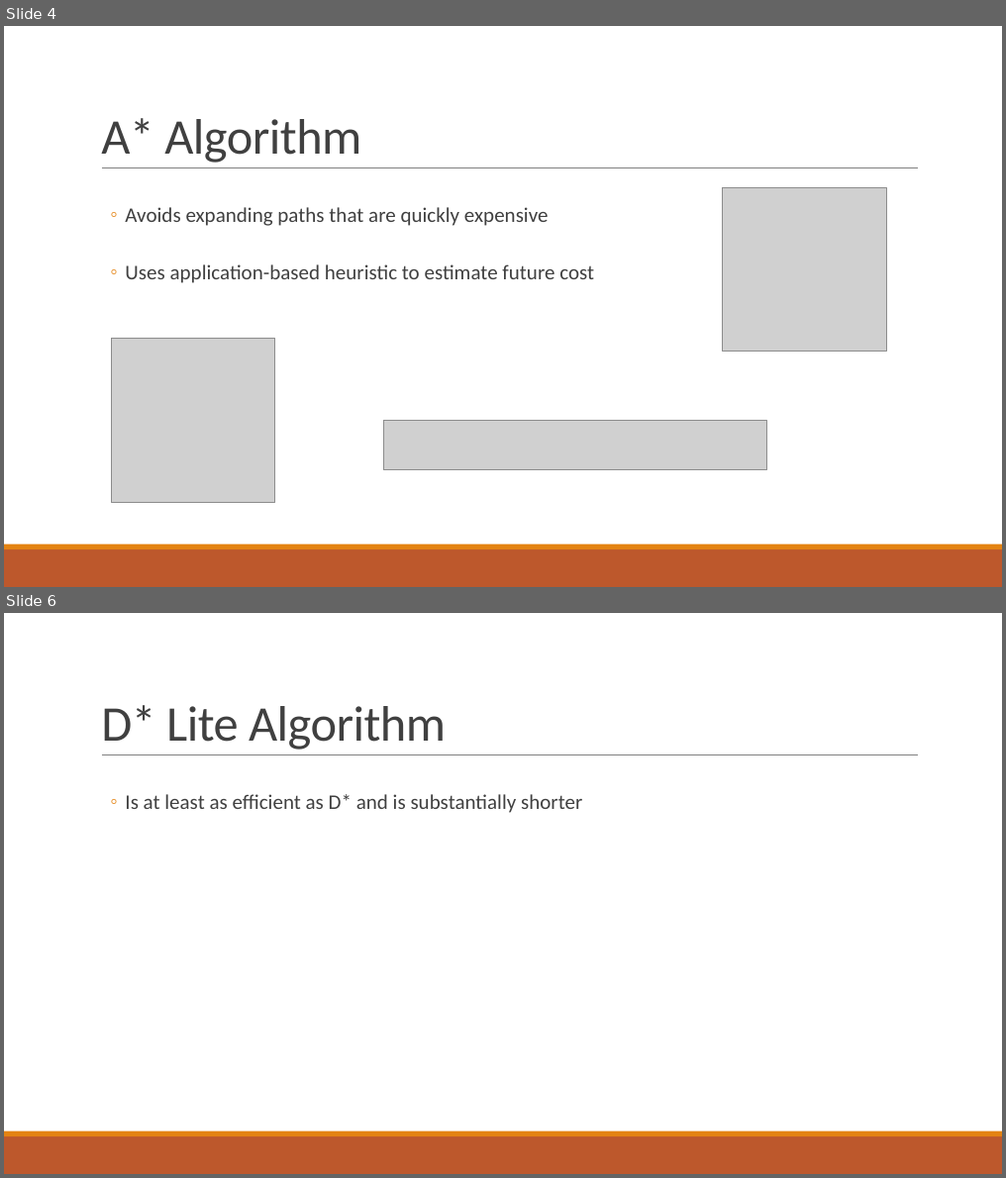
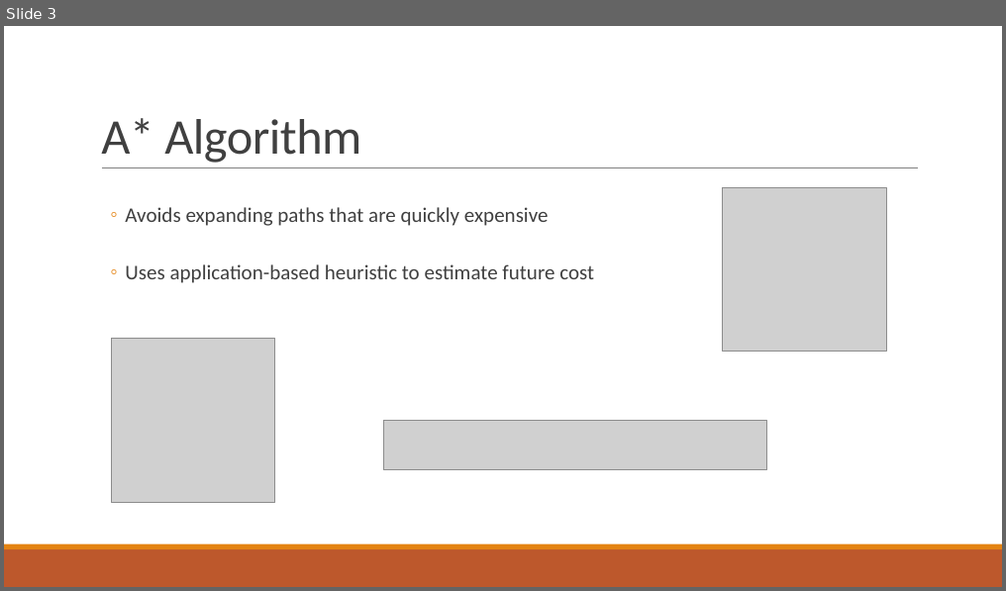
Before and after one commit to Doomerdinger/Motion-Planning, a slide deck: Presentation Material/Presentation.pptx. Shown one above the other, each under a label of ours: slides 4 and 6 before the commit, slide 3 after it; the slides between them are not shown. The pictures are 1006x1178 and 1006x591 pixels, drawn with LibreOffice and Linux fonts; fonts in the diff are those of the drawing; grey boxes stand for pictures. Boxes give left, top, right and bottom in pixels: in the first picture for what was removed or moved away, otherwise in the second. Text is boxed around its words. In the diff, an @@ line names an element or a change of style, - is before the commit and + after.

Commit message:
Modified presentation

```diff
--- a/Presentation Material/Presentation.pptx
+++ b/Presentation Material/Presentation.pptx
@@ slide 6 removed at [4,613,1002,1174], background #FFFFFF; not listed: 3 template elements that a slide beside it also shows @@
@@ title removed at [101,705,446,750] @@
-D* Lite Algorithm
@@ text removed at [125,794,582,813] @@
-  ◦ Is at least as efficient as D* and is substantially shorter
@@ what was slide 4 is now slide 3 @@
```
Also in this commit, not shown: 1 slide changed, 1 other slide removed.
